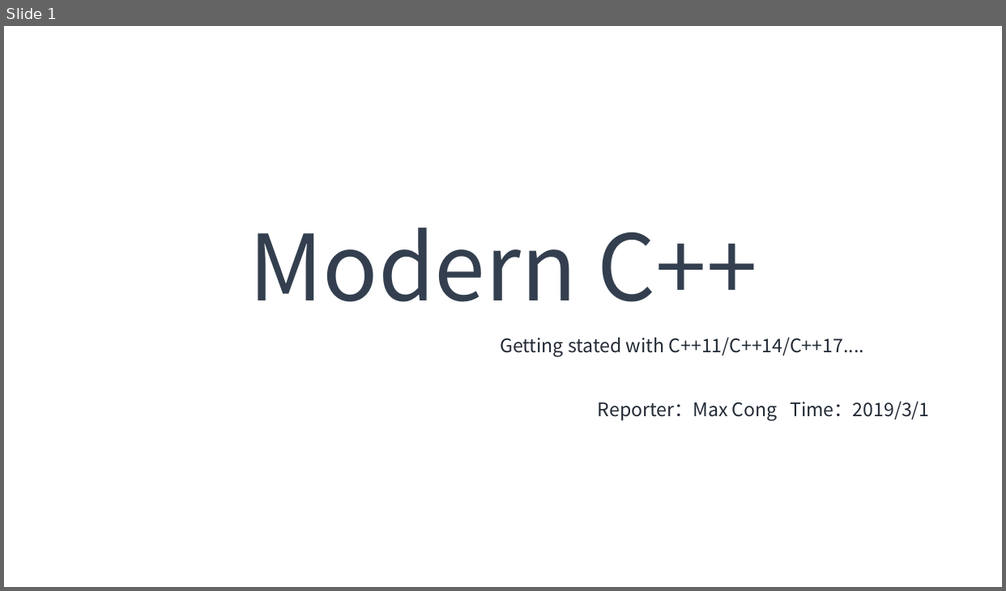
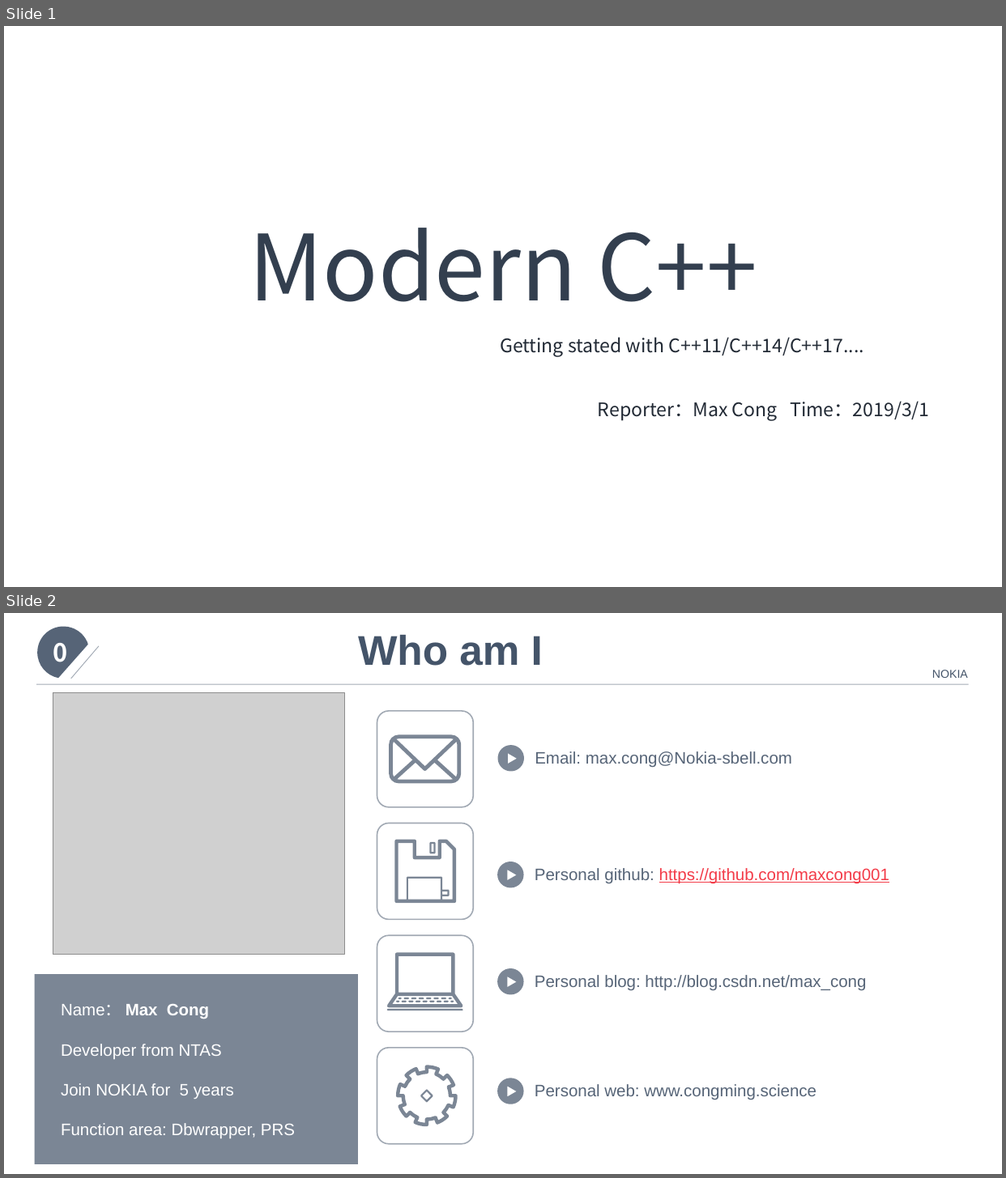
Before and after one commit to max4sharing/modern_cpp, a slide deck: C++11.pptx. Shown one above the other, each under a label of ours: slide 1 before the commit, slides 1 and 2 after it. The pictures are 1006x591 and 1006x1178 pixels, drawn with LibreOffice and Linux fonts; fonts in the diff are those of the drawing; grey boxes stand for pictures; background and template pictures are left out. Boxes give left, top, right and bottom in pixels: in the first picture for what was removed or moved away, otherwise in the second. Text is boxed around its words. In the diff, an @@ line names an element or a change of style, - is before the commit and + after.

Commit message:
update PPT

```diff
--- a/C++11.pptx
+++ b/C++11.pptx
@@ slide 2 added at box(4, 613, 1002, 1174), background picture (left out) @@
@@ freeform shape added at box(38, 627, 88, 678), fill #445469 at 90% opacity @@
@@ text added at box(358, 635, 543, 666), 40 pt, text #445469, bold @@
+Who am I
@@ text added at box(53, 643, 68, 669), 24 pt, text #FFFFFF, bold @@
+0
@@ line added from (99, 646) to (71, 679), #445469 0.75 pt @@
@@ line added from (37, 684) to (969, 684), #445469 0.75 pt @@
@@ text added at box(932, 670, 968, 678), 11 pt, text #445469 @@
+NOKIA
@@ picture added at box(53, 692, 345, 954) @@
@@ rounded rectangle added at box(377, 711, 473, 807), outline #445469 1.25 pt @@
@@ freeform shape added at box(389, 735, 461, 784), fill #445469 at 70% opacity @@
@@ freeform shape added at box(498, 746, 524, 772), fill #445469 at 70% opacity @@
@@ text added at box(535, 752, 792, 768), 16 pt, text #445469 at 90% opacity @@
+Email: max.cong@Nokia-sbell.com
@@ rounded rectangle added at box(377, 824, 473, 920), outline #445469 1.25 pt @@
@@ freeform shape added at box(394, 840, 456, 904), fill #445469 at 70% opacity @@
@@ freeform shape added at box(430, 842, 436, 854), fill #445469 at 70% opacity @@
@@ freeform shape added at box(497, 862, 523, 888), fill #445469 at 70% opacity @@
@@ text added at box(535, 868, 889, 884), 16 pt, text #F33B48, underline @@
+Personal github: https://github.com/maxcong001
@@ rectangle added at box(35, 974, 358, 1165), fill #445469 at 70% opacity @@
@@ freeform shape added at box(497, 969, 523, 995), fill #445469 at 70% opacity @@
@@ text added at box(535, 975, 866, 991), 16 pt, text #445469 at 90% opacity @@
+Personal blog: http://blog.csdn.net/max_cong
@@ text added at box(61, 1004, 295, 1139), 16 pt, text #FFFFFF @@
+Name： Max Cong
+Developer from NTAS
+Join NOKIA for 5 years
+Function area: Dbwrapper, PRS
@@ group added at box(377, 935, 473, 1033): 19 freeform shapes, 1 rounded rectangle @@
@@ group added at box(377, 1048, 473, 1144): 4 freeform shapes, 1 rounded rectangle @@
@@ freeform shape added at box(497, 1079, 523, 1105), fill #445469 at 70% opacity @@
@@ text added at box(535, 1084, 816, 1101), 16 pt, text #445469 at 90% opacity @@
+Personal web: www.congming.science
```
Also in this commit, not shown: 7 other slides added.
